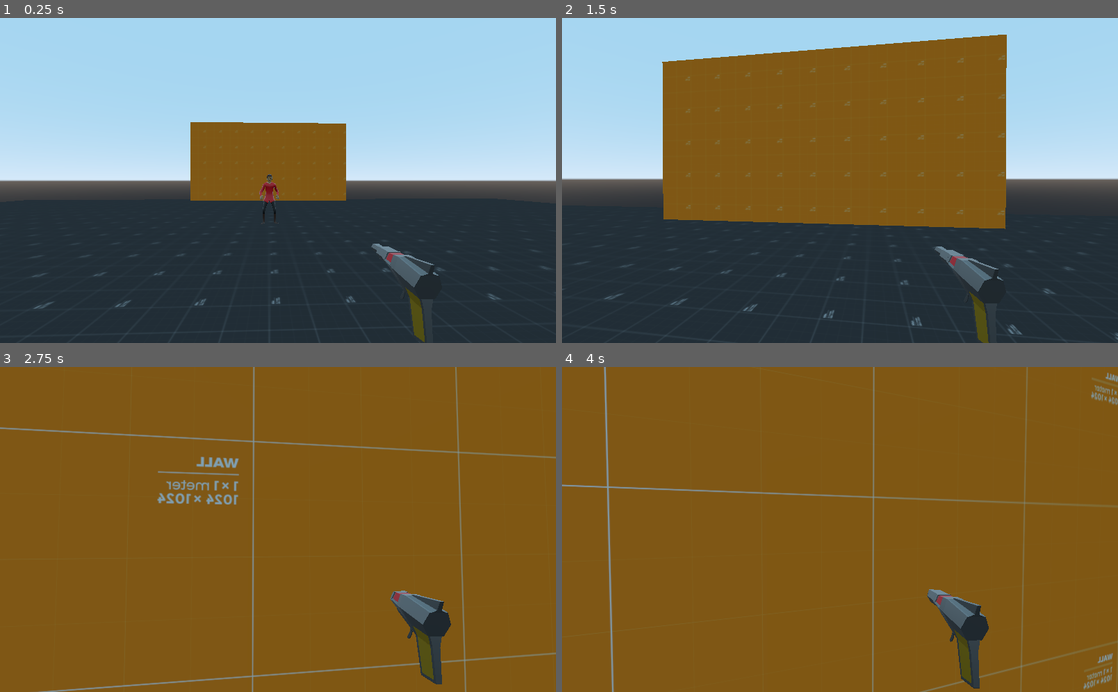
Above: before the commit, frames 1-4 (two rows, left to right).
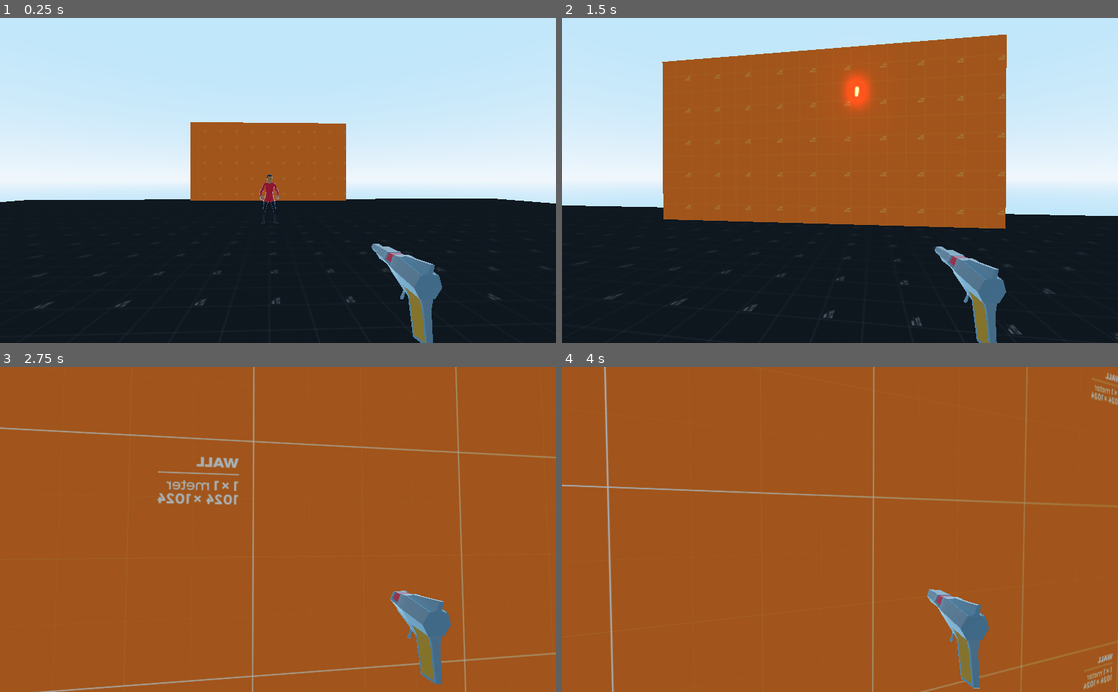
Above: after the commit, the same moments.

Repository: TinyZilla/BGJ2022
Game: Godot game, scene res://Source/Levels/TestLevel.tscn
Same seed, same stepped clock (60 frames per second), same inputs: the game is played once before the commit and once after it.
Inputs (mouse positions are in pixels of both pictures, inside the frame that each line leads up to):
- Up to frame 1 (0.25 s): no input
- Up to frame 2 (1.5 s): tap Enter (ui_accept) at 0.5 s; move the mouse to (867, 180) at 0.52 s; hold W (movement_up) from 0.53 s (still down); click (867, 180) at 0.6 s; tap Space (movement_jump) at 0.77 s; move the mouse to (812, 180) at 1.27 s; click (812, 180) at 1.35 s
- Up to frame 3 (2.75 s): keep holding W (movement_up); tap Space (movement_jump) at 1.52 s; move the mouse to (289, 523) at 2.02 s; tap Shift (movement_sprint) at 2.1 s; click (289, 523) at 2.3 s
- Up to frame 4 (4 s): keep holding W (movement_up); move the mouse to (834, 536) at 2.77 s; click (834, 536) at 2.85 s; tap Space (movement_jump) at 3.02, 3.77 s; move the mouse to (878, 532) at 3.52 s; click (878, 532) at 3.6 s

The runs differ from the first frame. In frame 1, 72% of the frame differs, in the area x 0-100%, y 0-100%; in frame 2, 74%; in frame 3, 100%; in frame 4, 100%.

Commit message:
Add Basic Bullet Functionality
Also added glow effect and tonemapping to "JustBetterEnvironment.tres"

Diff:
--- a/Experiments/JustBetterEnvironment/BetterEnvironment.tres
+++ b/Experiments/JustBetterEnvironment/BetterEnvironment.tres
@@ -11,3 +11,9 @@
 background_sky = SubResource( 7 )
 ambient_light_color = Color( 0.5, 0.5, 0.5, 1 )
 ambient_light_sky_contribution = 0.1
+tonemap_mode = 4
+glow_enabled = true
+glow_levels/1 = true
+glow_levels/7 = true
+glow_blend_mode = 0
+glow_bicubic_upscale = true
--- /dev/null
+++ b/Source/Bullet/Bullet.gd
@@ -0,0 +1,32 @@
+extends KinematicBody
+
+var velocity : Vector3 # Set by instancer
+var old_pos : Vector3
+
+func _ready():
+	old_pos = global_transform.origin
+	var _error = get_tree().create_timer(5).connect("timeout", self, "sudoku")
+
+func _physics_process(_delta):
+	# warning-ignore:return_value_discarded
+	move_and_slide(velocity)
+	old_pos = global_transform.origin
+	_check_collision()
+
+func _check_collision() -> void:
+	var space_state = get_world().direct_space_state
+	var curr_pos = global_transform.origin
+
+	var intersection = space_state.intersect_ray(old_pos, curr_pos, [], 1)
+
+	if (not intersection.empty()):
+		var pos = intersection.position
+		var normal = intersection.normal
+		sudoku()
+		return
+
+	if get_slide_count() > 1:
+		sudoku()
+
+func sudoku():
+	queue_free()
--- /dev/null
+++ b/Source/Bullet/Bullet.tscn
@@ -0,0 +1,39 @@
+[gd_scene load_steps=6 format=2]
+
+[ext_resource path="res://Source/Bullet/Bullet.gd" type="Script" id=1]
+
+[sub_resource type="CapsuleMesh" id=1]
+radius = 0.02
+mid_height = 0.2
+
+[sub_resource type="Shader" id=2]
+code = "shader_type spatial;
+render_mode unshaded;
+
+uniform vec4 color : hint_color = vec4(1.0, 0.0, 0.0, 1.0);
+uniform float glow_strength = 5.0;
+
+void fragment(){
+	ALBEDO = glow_strength * color.rgb;
+}
+"
+
+[sub_resource type="ShaderMaterial" id=3]
+shader = SubResource( 2 )
+shader_param/color = Color( 1, 0, 0, 1 )
+shader_param/glow_strength = 5.0
+
+[sub_resource type="CapsuleShape" id=4]
+radius = 0.02
+height = 0.2
+
+[node name="Bullet" type="KinematicBody"]
+collision_layer = 4
+script = ExtResource( 1 )
+
+[node name="BulletMesh" type="MeshInstance" parent="."]
+mesh = SubResource( 1 )
+material/0 = SubResource( 3 )
+
+[node name="CollisionShape" type="CollisionShape" parent="."]
+shape = SubResource( 4 )
--- /dev/null
+++ b/Source/Bullet/BulletSpawner.gd
@@ -0,0 +1,19 @@
+extends Spatial
+
+export(float) var BULLET_SPEED = 30.0
+
+const bullet_scene = preload("res://Source/Bullet/Bullet.tscn")
+
+func _physics_process(_delta):
+	if Input.is_action_just_pressed("LMB"):
+		instance_bullet()
+
+func instance_bullet() -> void:
+	var b = bullet_scene.instance()
+	get_tree().current_scene.add_child(b)
+	b.global_transform.origin = global_transform.origin
+	b.velocity = -global_transform.basis.z * BULLET_SPEED
+
+	# Orientation
+	var forward_point : Vector3 = global_transform.origin - global_transform.basis.z
+	b.look_at(forward_point, Vector3.UP)
--- a/Source/Levels/TestLevel.tscn
+++ b/Source/Levels/TestLevel.tscn
@@ -1,9 +1,10 @@
-[gd_scene load_steps=11 format=2]
+[gd_scene load_steps=12 format=2]
 
 [ext_resource path="res://Textures/texture_13.png" type="Texture" id=1]
 [ext_resource path="res://Source/Player/Player.tscn" type="PackedScene" id=2]
 [ext_resource path="res://Textures/texture_01.png" type="Texture" id=3]
 [ext_resource path="res://Models/PirateEnemy/pirate_enemy_01.gltf" type="PackedScene" id=4]
+[ext_resource path="res://Experiments/JustBetterEnvironment/BetterEnvironment.tres" type="Environment" id=5]
 
 [sub_resource type="BoxShape" id=1]
 extents = Vector3( 20, 0.5, 20 )
@@ -63,3 +64,6 @@
 
 [node name="pirate_enemy_01" parent="." instance=ExtResource( 4 )]
 transform = Transform( -4.37114e-08, 0, -1, 0, 1, 0, 1, 0, -4.37114e-08, 8.79571, 0, 0 )
+
+[node name="WorldEnvironment" type="WorldEnvironment" parent="."]
+environment = ExtResource( 5 )
--- a/Source/Player/Player.tscn
+++ b/Source/Player/Player.tscn
@@ -7,8 +7,10 @@
 [ext_resource path="res://Models/SpaceGun/space_gun.gltf" type="PackedScene" id=5]
 [ext_resource path="res://Source/Player/MovementStateMachine/MovementStateMachine.tscn" type="PackedScene" id=6]
 [ext_resource path="res://Source/Player/GunSway.gd" type="Script" id=7]
+[ext_resource path="res://Source/Bullet/BulletSpawner.gd" type="Script" id=8]
 
 [node name="Player" instance=ExtResource( 2 )]
+collision_layer = 2
 script = ExtResource( 4 )
 
 [node name="Brain" type="Node" parent="." index="0"]
@@ -33,6 +35,10 @@
 [node name="space_gun" parent="Head/Camera/SwayAnchor" index="0" instance=ExtResource( 5 )]
 transform = Transform( -1, 0, 8.74228e-08, 0, 1, 0, -8.74228e-08, 0, -1, 0, 0, 0 )
 
+[node name="BulletSpawner" type="Spatial" parent="Head/Camera/SwayAnchor/space_gun" index="1"]
+transform = Transform( -1, 0, -8.74228e-08, 0, 1, 0, 8.74228e-08, 0, -1, 2.98023e-08, 0.0689347, 0.18886 )
+script = ExtResource( 8 )
+
 [node name="DirectionPointer" parent="Body" index="0"]
 visible = false
 
--- a/project.godot
+++ b/project.godot
@@ -72,6 +72,12 @@
  ]
 }
 
+[layer_names]
+
+3d_physics/layer_1="World"
+3d_physics/layer_2="Player"
+3d_physics/layer_3="Bullet"
+
 [physics]
 
 common/enable_pause_aware_picking=true
Not shown: 1 places in Source/Player/Player.tscn that only renumber resources
